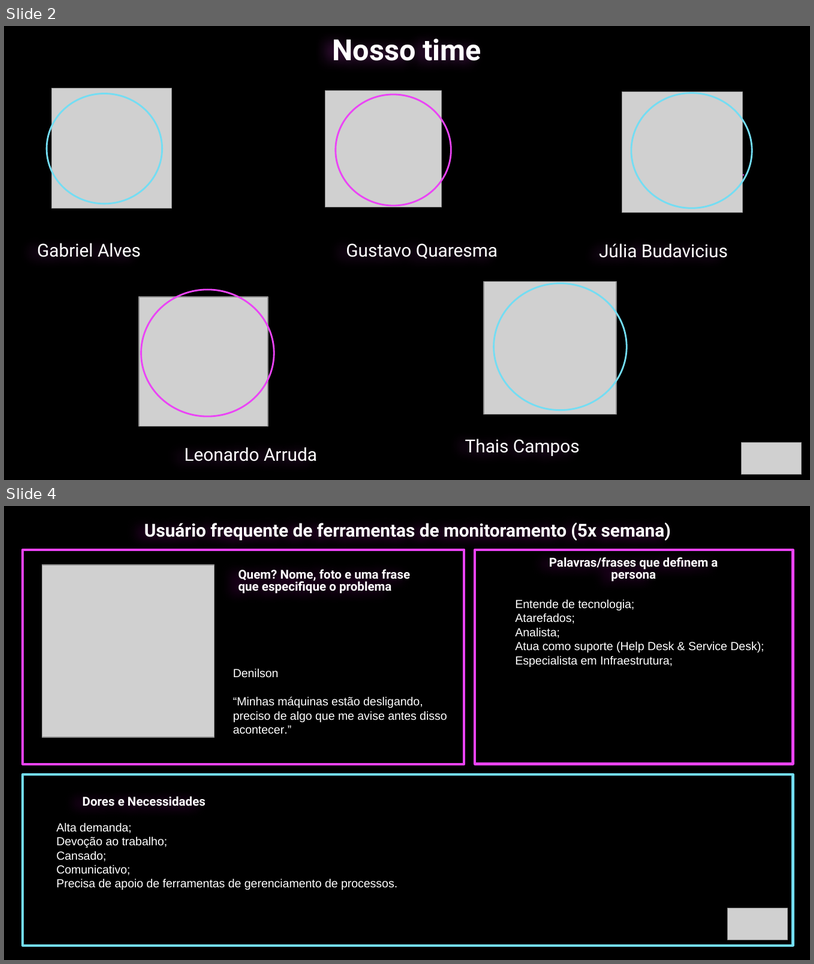
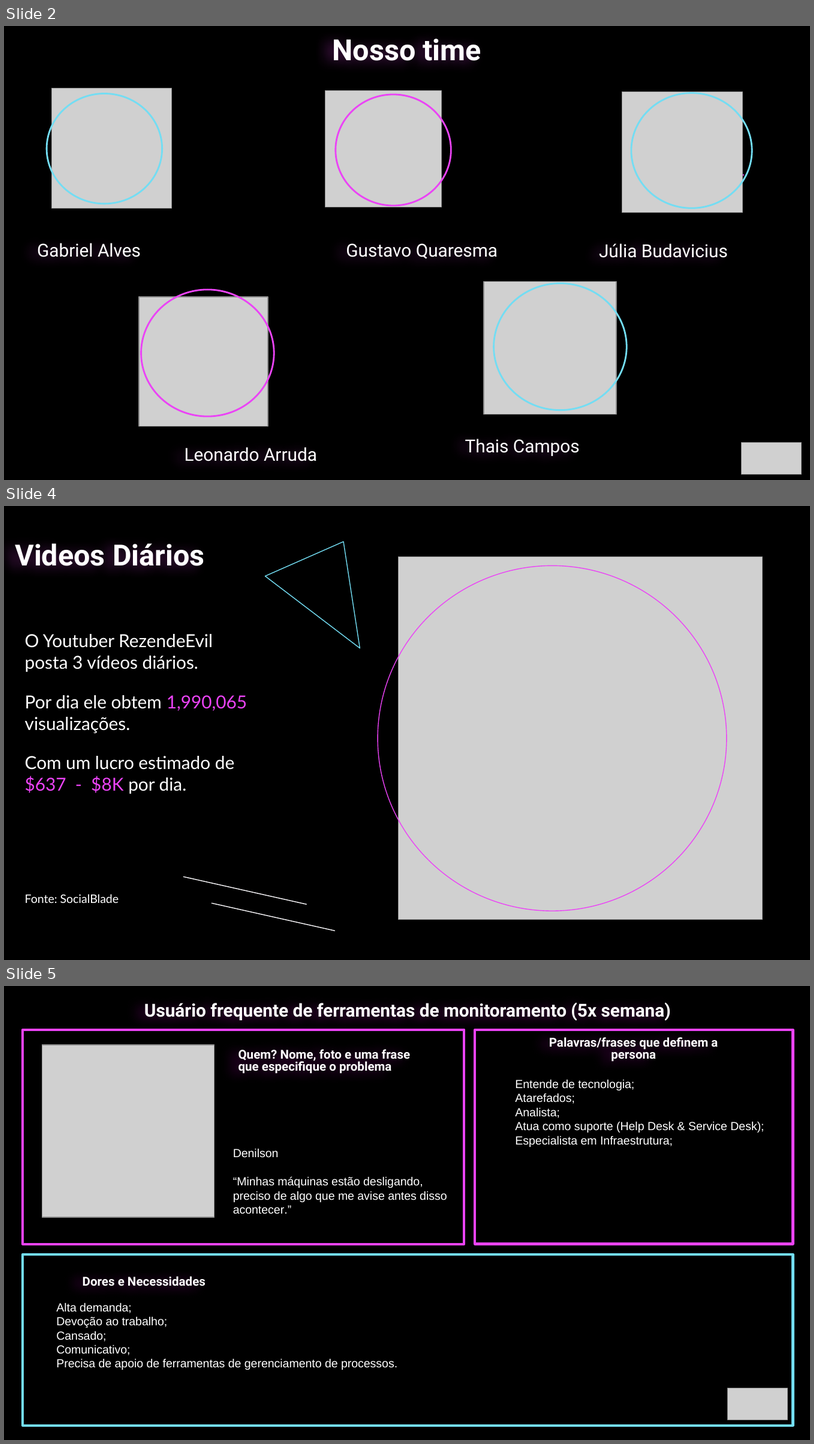
Before and after one commit to JuliaBudavicius/Gelis, a slide deck: Apresentação.pptx. Shown one above the other, each under a label of ours: slides 2 and 4 before the commit, slides 2, 4 and 5 after it; the slides between them are not shown. The pictures are 814x964 and 814x1444 pixels, drawn with LibreOffice and Linux fonts; fonts in the diff are those of the drawing; grey boxes stand for pictures. Boxes give left, top, right and bottom in pixels: in the first picture for what was removed or moved away, otherwise in the second. Text is boxed around its words. In the diff, an @@ line names an element or a change of style, - is before the commit and + after.

```diff
--- a/Apresentação.pptx
+++ b/Apresentação.pptx
@@ slide 4 added at box(4, 506, 810, 960), background #000000 @@
@@ freeform shape added at box(265, 541, 360, 648), outline #73DDF3 0.75 pt @@
@@ title added at box(15, 543, 204, 566), 26 pt, text #FFFFFF, bold @@
+Videos Diários
@@ picture added at box(398, 557, 763, 919) @@
@@ ellipse added at box(378, 565, 728, 911), outline #EB43F6 0.75 pt @@
@@ subtitle added at box(25, 634, 247, 903), 16 pt, text #FFFFFF @@
+O Youtuber RezendeEvil posta 3 vídeos diários.
+Por dia ele obtem 1,990,065 visualizações.
+Com um lucro estimado de $637 - $8K por dia.
+Fonte: SocialBlade
@@ freeform shape added at box(184, 876, 306, 904), outline #FEFCFF 0.75 pt @@
@@ freeform shape added at box(212, 903, 335, 930), outline #FEFCFF 0.75 pt @@
@@ what was slide 4 is now slide 5 @@
```
Also in this commit, not shown: 1 other slide added.
